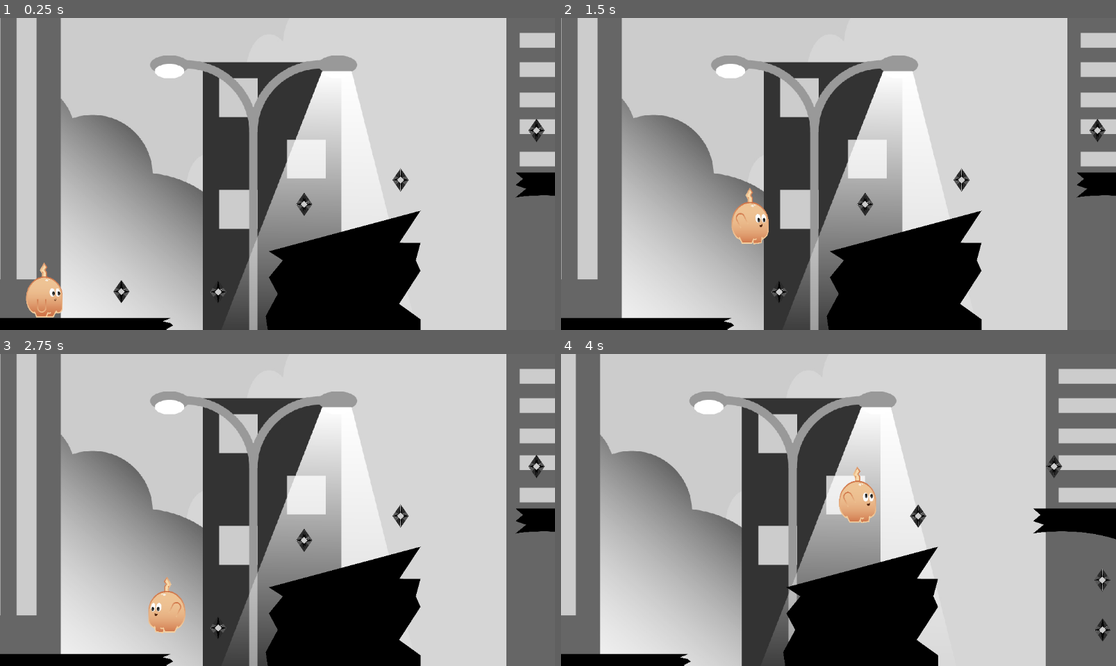
Above: before the commit, frames 1-4 (two rows, left to right).
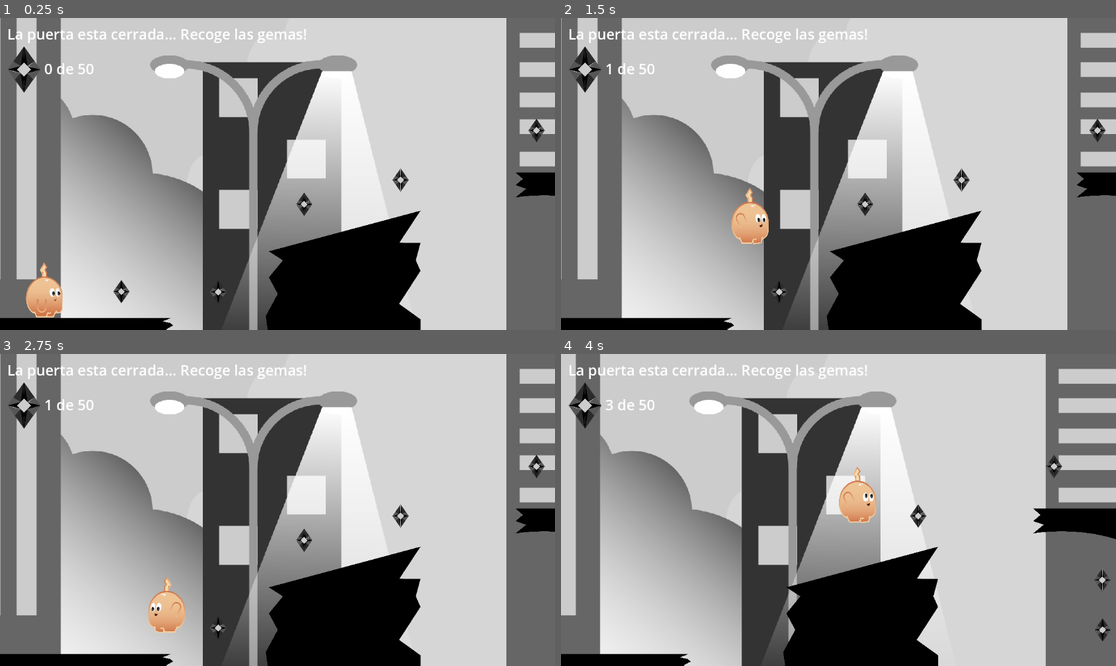
Above: after the commit, the same moments.

Repository: Galeceon/Platform-thesis
Game: Godot game, scene res://Assets/Scenes/Areas/01.tscn
Two runs of this game, one before a commit and one after it. Both use one fixed random seed, a clock stepped at 60 frames per second and the inputs below. Sound files missing from this copy of the repository are replaced by a short silence.
Inputs (mouse positions are in pixels of both pictures, inside the frame that each line leads up to):
- Up to frame 1 (0.25 s): no input
- Up to frame 2 (1.5 s): tap Enter (ui_accept) at 0.5 s; move the mouse to (960, 158) at 0.52 s; hold D (move_right) from 0.53 s (still down); click (960, 158) at 0.67 s; tap Space (jump) at 0.77 s; move the mouse to (727, 189) at 1.27 s
- Up to frame 3 (2.75 s): tap Space (jump) at 1.52 s; move the mouse to (333, 441) at 2.02 s; release D (move_right) at 2.03 s; hold A (move_left) from 2.03 s (still down)
- Up to frame 4 (4 s): move the mouse to (810, 572) at 2.77 s; release A (move_left) at 2.78 s; hold D (move_right) from 2.78 s (still down); click (810, 572) at 2.92 s; tap Space (jump) at 3.02, 3.77 s; move the mouse to (1005, 556) at 3.52 s

The runs differ from the first frame. In frame 1, 1.1% of the frame differs, in the area x 1-56%, y 3-25%; in frame 2, 1.1%; in frame 3, 1.1%; in frame 4, 1.1%, in the area x 1-56%, y 3-24%.

Commit message:
HUD de conteo de gemas para los niveles

Diff:
--- /dev/null
+++ b/Assets/Fonts/HUDFont.tres
@@ -0,0 +1,5 @@
+[gd_resource type="LabelSettings" format=3 uid="uid://cwvu40uu8862s"]
+
+[resource]
+line_spacing = 30.0
+font_size = 30
--- a/Assets/Scenes/Areas/01.tscn
+++ b/Assets/Scenes/Areas/01.tscn
@@ -22,6 +22,7 @@
 [ext_resource type="Texture2D" uid="uid://cwqn2y6d853ae" path="res://Assets/Sprites/level_assets/01-acromatopsia/goal.png" id="20_pnnwc"]
 [ext_resource type="AudioStream" uid="uid://osgv6tch73gx" path="res://Assets/Sounds/Beneath the Mask -rain, instrumental version-.mp3" id="21_hv27e"]
 [ext_resource type="PackedScene" uid="uid://b5mty1v36aorc" path="res://Assets/Scenes/enemy.tscn" id="22_ko5h5"]
+[ext_resource type="PackedScene" path="res://Assets/Scenes/UI/HUD01.tscn" id="23_2ijen"]
 
 [sub_resource type="RectangleShape2D" id="RectangleShape2D_ddq0t"]
 size = Vector2(2165.81, 251.694)
@@ -698,3 +699,7 @@
 
 [node name="Enemigo" parent="." instance=ExtResource("22_ko5h5")]
 position = Vector2(1103, -576)
+
+[node name="HUD" type="CanvasLayer" parent="."]
+
+[node name="Hud01" parent="HUD" instance=ExtResource("23_2ijen")]
--- a/Assets/Scenes/Areas/02.tscn
+++ b/Assets/Scenes/Areas/02.tscn
@@ -37,6 +37,7 @@
 [ext_resource type="PackedScene" uid="uid://b752ro3u1emxh" path="res://Assets/Scenes/coin.tscn" id="35_q7r28"]
 [ext_resource type="Texture2D" uid="uid://b2ipmdx8vtn4p" path="res://Assets/Sprites/level_assets/02-deuteranopia/Mesa de trabajo 38.png" id="36_jilmu"]
 [ext_resource type="AudioStream" uid="uid://ym6b2s5scjue" path="res://Assets/Sounds/New Super Mario Bros Wii Forest Theme Soundtrack.mp3" id="37_yn47j"]
+[ext_resource type="PackedScene" path="res://Assets/Scenes/UI/HUD02.tscn" id="38_exdyu"]
 
 [sub_resource type="RectangleShape2D" id="RectangleShape2D_li2au"]
 size = Vector2(15.75, 94.5)
@@ -874,3 +875,7 @@
 volume_db = -8.454
 autoplay = true
 max_distance = 1e+17
+
+[node name="HUD" type="CanvasLayer" parent="."]
+
+[node name="Hud02" parent="HUD" instance=ExtResource("38_exdyu")]
--- a/Assets/Scenes/Areas/03.tscn
+++ b/Assets/Scenes/Areas/03.tscn
@@ -23,6 +23,7 @@
 [ext_resource type="PackedScene" uid="uid://b752ro3u1emxh" path="res://Assets/Scenes/coin.tscn" id="21_hrlsy"]
 [ext_resource type="Texture2D" uid="uid://brbk5n4bop26o" path="res://Assets/Sprites/level_assets/03-protanopia/Mesa de trabajo 21.png" id="22_gh17m"]
 [ext_resource type="AudioStream" uid="uid://co33wfann4ja4" path="res://Assets/Sounds/Tephra Cave - Xenoblade Chronicles_ Definitive Edition OST [047] [DE].mp3" id="23_cpa7p"]
+[ext_resource type="PackedScene" path="res://Assets/Scenes/UI/HUD03.tscn" id="24_dm65o"]
 
 [sub_resource type="RectangleShape2D" id="RectangleShape2D_0owxk"]
 size = Vector2(15.75, 94.5)
@@ -771,3 +772,7 @@
 volume_db = -8.454
 autoplay = true
 max_distance = 1e+17
+
+[node name="HUD" type="CanvasLayer" parent="."]
+
+[node name="Hud02" parent="HUD" instance=ExtResource("24_dm65o")]
--- a/Assets/Scenes/Areas/04.tscn
+++ b/Assets/Scenes/Areas/04.tscn
@@ -42,6 +42,7 @@
 [ext_resource type="Texture2D" uid="uid://boej8o4a3rdj" path="res://Assets/Sprites/level_assets/04-tritanopia/Mesa de trabajo 40.png" id="38_xxvis"]
 [ext_resource type="AudioStream" uid="uid://co471jbj0y4je" path="res://Assets/Sounds/Kirby 64_ The Crystal Shards - Above the Clouds.mp3" id="41_bvifq"]
 [ext_resource type="Texture2D" uid="uid://d38lv3vnkgfbb" path="res://Assets/Sprites/level_assets/04-tritanopia/modo oscuroMesa de trabajo 1.png" id="42_dokii"]
+[ext_resource type="PackedScene" path="res://Assets/Scenes/UI/HUD04.tscn" id="43_gfo21"]
 
 [sub_resource type="RectangleShape2D" id="RectangleShape2D_snp1y"]
 size = Vector2(15891, 620)
@@ -826,5 +827,9 @@
 position = Vector2(7053, -530)
 texture = ExtResource("42_dokii")
 
+[node name="HUD" type="CanvasLayer" parent="."]
+
+[node name="Hud02" parent="HUD" instance=ExtResource("43_gfo21")]
+
 [connection signal="body_entered" from="CanvasLayer2/rio/Area2D" to="." method="_on_area_2d_body_entered"]
 [connection signal="timeout" from="Timer" to="." method="_on_timer_timeout"]
--- /dev/null
+++ b/Assets/Scenes/UI/HUD01.tscn
@@ -0,0 +1,42 @@
+[gd_scene load_steps=4 format=3 uid="uid://cueyub213qhhh"]
+
+[ext_resource type="Texture2D" uid="uid://dgvvomqg1od8w" path="res://Assets/Sprites/level_assets/01-acromatopsia/coin.png" id="1_2ppb0"]
+[ext_resource type="Script" path="res://Assets/Script/HUD01.gd" id="1_hrgpt"]
+[ext_resource type="LabelSettings" uid="uid://cwvu40uu8862s" path="res://Assets/Fonts/HUDFont.tres" id="2_88tib"]
+
+[node name="Hud01" type="Control"]
+layout_mode = 3
+anchors_preset = 15
+anchor_right = 1.0
+anchor_bottom = 1.0
+grow_horizontal = 2
+grow_vertical = 2
+script = ExtResource("1_hrgpt")
+
+[node name="TexturaGema" type="TextureRect" parent="."]
+layout_mode = 0
+offset_left = 16.0
+offset_top = 59.0
+offset_right = 84.0
+offset_bottom = 182.0
+texture = ExtResource("1_2ppb0")
+expand_mode = 1
+stretch_mode = 4
+
+[node name="ContadorGema" type="Label" parent="TexturaGema"]
+layout_mode = 0
+offset_left = 76.0
+offset_top = 25.0
+offset_right = 234.0
+offset_bottom = 97.0
+text = "
+"
+label_settings = ExtResource("2_88tib")
+
+[node name="PuertaStatus" type="Label" parent="."]
+layout_mode = 0
+offset_left = 15.0
+offset_top = 12.0
+offset_right = 838.0
+offset_bottom = 67.0
+label_settings = ExtResource("2_88tib")
--- /dev/null
+++ b/Assets/Scenes/UI/HUD02.tscn
@@ -0,0 +1,42 @@
+[gd_scene load_steps=4 format=3 uid="uid://qju1xa5qugit"]
+
+[ext_resource type="Script" path="res://Assets/Script/HUD01.gd" id="1_2erfv"]
+[ext_resource type="Texture2D" uid="uid://b2ipmdx8vtn4p" path="res://Assets/Sprites/level_assets/02-deuteranopia/Mesa de trabajo 38.png" id="2_6bbu3"]
+[ext_resource type="LabelSettings" uid="uid://cwvu40uu8862s" path="res://Assets/Fonts/HUDFont.tres" id="3_gyujr"]
+
+[node name="Hud02" type="Control"]
+layout_mode = 3
+anchors_preset = 15
+anchor_right = 1.0
+anchor_bottom = 1.0
+grow_horizontal = 2
+grow_vertical = 2
+script = ExtResource("1_2erfv")
+
+[node name="TexturaGema" type="TextureRect" parent="."]
+layout_mode = 0
+offset_left = 16.0
+offset_top = 59.0
+offset_right = 84.0
+offset_bottom = 182.0
+texture = ExtResource("2_6bbu3")
+expand_mode = 1
+stretch_mode = 4
+
+[node name="ContadorGema" type="Label" parent="TexturaGema"]
+layout_mode = 0
+offset_left = 76.0
+offset_top = 25.0
+offset_right = 234.0
+offset_bottom = 97.0
+text = "
+"
+label_settings = ExtResource("3_gyujr")
+
+[node name="PuertaStatus" type="Label" parent="."]
+layout_mode = 0
+offset_left = 15.0
+offset_top = 12.0
+offset_right = 838.0
+offset_bottom = 67.0
+label_settings = ExtResource("3_gyujr")
--- /dev/null
+++ b/Assets/Scenes/UI/HUD03.tscn
@@ -0,0 +1,42 @@
+[gd_scene load_steps=4 format=3 uid="uid://dwc5legtgv6ty"]
+
+[ext_resource type="Script" path="res://Assets/Script/HUD01.gd" id="1_7c3yv"]
+[ext_resource type="Texture2D" uid="uid://brbk5n4bop26o" path="res://Assets/Sprites/level_assets/03-protanopia/Mesa de trabajo 21.png" id="2_lo1dj"]
+[ext_resource type="LabelSettings" uid="uid://cwvu40uu8862s" path="res://Assets/Fonts/HUDFont.tres" id="3_j62vv"]
+
+[node name="Hud02" type="Control"]
+layout_mode = 3
+anchors_preset = 15
+anchor_right = 1.0
+anchor_bottom = 1.0
+grow_horizontal = 2
+grow_vertical = 2
+script = ExtResource("1_7c3yv")
+
+[node name="TexturaGema" type="TextureRect" parent="."]
+layout_mode = 0
+offset_left = 16.0
+offset_top = 59.0
+offset_right = 84.0
+offset_bottom = 182.0
+texture = ExtResource("2_lo1dj")
+expand_mode = 1
+stretch_mode = 4
+
+[node name="ContadorGema" type="Label" parent="TexturaGema"]
+layout_mode = 0
+offset_left = 76.0
+offset_top = 25.0
+offset_right = 234.0
+offset_bottom = 97.0
+text = "
+"
+label_settings = ExtResource("3_j62vv")
+
+[node name="PuertaStatus" type="Label" parent="."]
+layout_mode = 0
+offset_left = 15.0
+offset_top = 12.0
+offset_right = 838.0
+offset_bottom = 67.0
+label_settings = ExtResource("3_j62vv")
--- /dev/null
+++ b/Assets/Scenes/UI/HUD04.tscn
@@ -0,0 +1,42 @@
+[gd_scene load_steps=4 format=3 uid="uid://udebu4b1v8n8"]
+
+[ext_resource type="Script" path="res://Assets/Script/HUD01.gd" id="1_3kw8w"]
+[ext_resource type="Texture2D" uid="uid://boej8o4a3rdj" path="res://Assets/Sprites/level_assets/04-tritanopia/Mesa de trabajo 40.png" id="2_erkce"]
+[ext_resource type="LabelSettings" uid="uid://cwvu40uu8862s" path="res://Assets/Fonts/HUDFont.tres" id="3_bccvg"]
+
+[node name="Hud02" type="Control"]
+layout_mode = 3
+anchors_preset = 15
+anchor_right = 1.0
+anchor_bottom = 1.0
+grow_horizontal = 2
+grow_vertical = 2
+script = ExtResource("1_3kw8w")
+
+[node name="TexturaGema" type="TextureRect" parent="."]
+layout_mode = 0
+offset_left = 16.0
+offset_top = 59.0
+offset_right = 84.0
+offset_bottom = 182.0
+texture = ExtResource("2_erkce")
+expand_mode = 1
+stretch_mode = 4
+
+[node name="ContadorGema" type="Label" parent="TexturaGema"]
+layout_mode = 0
+offset_left = 76.0
+offset_top = 25.0
+offset_right = 234.0
+offset_bottom = 97.0
+text = "
+"
+label_settings = ExtResource("3_bccvg")
+
+[node name="PuertaStatus" type="Label" parent="."]
+layout_mode = 0
+offset_left = 15.0
+offset_top = 12.0
+offset_right = 838.0
+offset_bottom = 67.0
+label_settings = ExtResource("3_bccvg")
--- a/Assets/Scenes/enemy.tscn
+++ b/Assets/Scenes/enemy.tscn
@@ -10,6 +10,21 @@
 [sub_resource type="CapsuleShape2D" id="CapsuleShape2D_c5ei7"]
 radius = 46.0
 height = 142.0
+
+[sub_resource type="Animation" id="Animation_tt1si"]
+length = 0.001
+tracks/0/type = "value"
+tracks/0/imported = false
+tracks/0/enabled = true
+tracks/0/path = NodePath("Sprite2D:region_rect")
+tracks/0/interp = 1
+tracks/0/loop_wrap = true
+tracks/0/keys = {
+"times": PackedFloat32Array(0),
+"transitions": PackedFloat32Array(1),
+"update": 0,
+"values": [Rect2(1850, 100.227, 143.636, 183.637)]
+}
 
 [sub_resource type="Animation" id="Animation_dyuuu"]
 resource_name = "move"
@@ -24,21 +39,6 @@
 "transitions": PackedFloat32Array(1),
 "update": 0,
 "values": [Rect2(1671, 100.227, 143.636, 183.637)]
-}
-
-[sub_resource type="Animation" id="Animation_tt1si"]
-length = 0.001
-tracks/0/type = "value"
-tracks/0/imported = false
-tracks/0/enabled = true
-tracks/0/path = NodePath("Sprite2D:region_rect")
-tracks/0/interp = 1
-tracks/0/loop_wrap = true
-tracks/0/keys = {
-"times": PackedFloat32Array(0),
-"transitions": PackedFloat32Array(1),
-"update": 0,
-"values": [Rect2(1850, 100.227, 143.636, 183.637)]
 }
 
 [sub_resource type="Animation" id="Animation_vsxce"]
--- /dev/null
+++ b/Assets/Script/HUD01.gd
@@ -0,0 +1,77 @@
+# Hud01.gd
+extends Control
+
+@onready var contador_gemas_label: Label
+@onready var puerta_status_label: Label
+
+func _ready():
+	# Buscar los nodos por nombre
+	contador_gemas_label = find_child("ContadorGema") as Label
+	puerta_status_label = find_child("PuertaStatus") as Label
+
+	# Debug: listar todos los hijos para ver los nombres reales
+	print("=== HIJOS DEL HUD ===")
+	for child in get_children():
+		print("Hijo: ", child.name, " | Tipo: ", child.get_class())
+	print("======================")
+
+	# Verificar que encontramos los nodos
+	if contador_gemas_label:
+		print("✅ ContadorGema encontrado")
+	else:
+		print("❌ ContadorGema NO encontrado")
+		# Intentar con nombres alternativos
+		contador_gemas_label = find_child("ContadorGemas") as Label
+		if contador_gemas_label:
+			print("✅ ContadorGemas (plural) encontrado")
+		else:
+			# Intentar con TexturaGema que aparece en tu imagen
+			contador_gemas_label = find_child("TexturaGema") as Label
+			if contador_gemas_label:
+				print("✅ TexturaGema encontrado")
+
+	if puerta_status_label:
+		print("✅ PuertaStatus encontrado")
+	else:
+		print("❌ PuertaStatus NO encontrado")
+
+	# Conectar señales del GameManager
+	if GameManager:
+		if GameManager.has_signal("coin_added"):
+			GameManager.coin_added.connect(_on_game_manager_coin_added)
+		if GameManager.has_signal("coins_reset"):
+			GameManager.coins_reset.connect(_on_game_manager_coins_reset)
+		print("✅ Señales del GameManager conectadas")
+	else:
+		print("❌ GameManager no encontrado")
+
+	# Actualizar estado inicial
+	actualizar_contador_gemas()
+	actualizar_status_puerta()
+
+func _on_game_manager_coin_added():
+	print("✅ Señal coin_added recibida")
+	actualizar_contador_gemas()
+	actualizar_status_puerta()
+
+func _on_game_manager_coins_reset():
+	print("✅ Señal coins_reset recibida")
+	actualizar_contador_gemas()
+	actualizar_status_puerta()
+
+func actualizar_contador_gemas():
+	if contador_gemas_label:
+		contador_gemas_label.text = str(GameManager.coins) + " de 50"
+		print("✅ Contador actualizado: ", GameManager.coins, "/50")
+	else:
+		print("❌ ERROR: contador_gemas_label es null - no se puede actualizar")
+
+func actualizar_status_puerta():
+	if puerta_status_label:
+		if GameManager.coins >= 50:
+			puerta_status_label.text = "La puerta esta abierta! Resuelve el minijuego!"
+		else:
+			puerta_status_label.text = "La puerta esta cerrada... Recoge las gemas!"
+		print("✅ Status puerta actualizado")
+	else:
+		print("❌ ERROR: puerta_status_label es null - no se puede actualizar")
--- a/Assets/Script/game_manager.gd
+++ b/Assets/Script/game_manager.gd
@@ -7,6 +7,9 @@
 var death_timer: Timer
 var death_sound: AudioStreamPlayer
 var current_loading_screen: Node = null
+
+signal coin_added
+signal coins_reset
 
 func _ready():
 	reset_coins()
@@ -170,6 +173,7 @@
 func add_coin():
 	coins += 1
 	print("Moneda recolectada: ", coins, "/50")
+	coin_added.emit()  # Emitir la señal renombrada
 	if coins >= 50:
 		var goals = get_tree().get_nodes_in_group("goals")
 		for goal in goals:
@@ -179,6 +183,7 @@
 func reset_coins():
 	coins = 0
 	print("GameManager: Contador de monedas reseteado a ", coins)
+	coins_reset.emit()  # Emitir la señal renombrada
 
 # ===== FUNCIONES PÚBLICAS PARA MENÚS =====
 func start_new_game():
Not shown: 1 places in Assets/Scenes/Areas/01.tscn that only renumber resources
Not shown: 1 places in Assets/Scenes/Areas/02.tscn that only renumber resources
Not shown: 1 places in Assets/Scenes/Areas/03.tscn that only renumber resources
Not shown: 1 places in Assets/Scenes/Areas/04.tscn that only renumber resources
